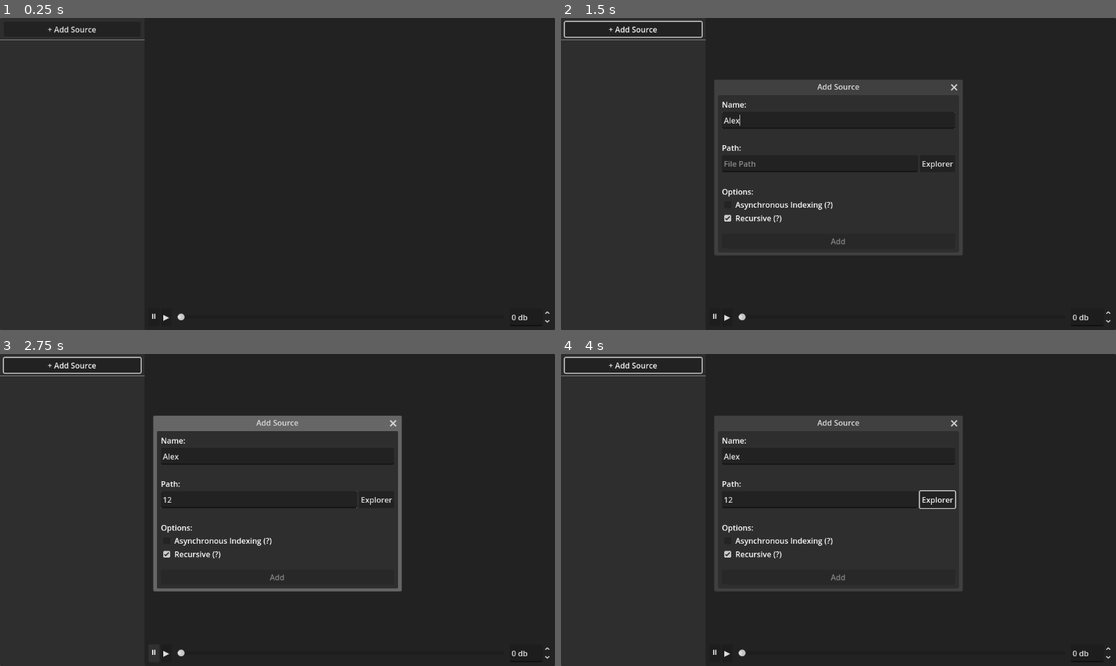
Above: before the commit, frames 1-4 (two rows, left to right).
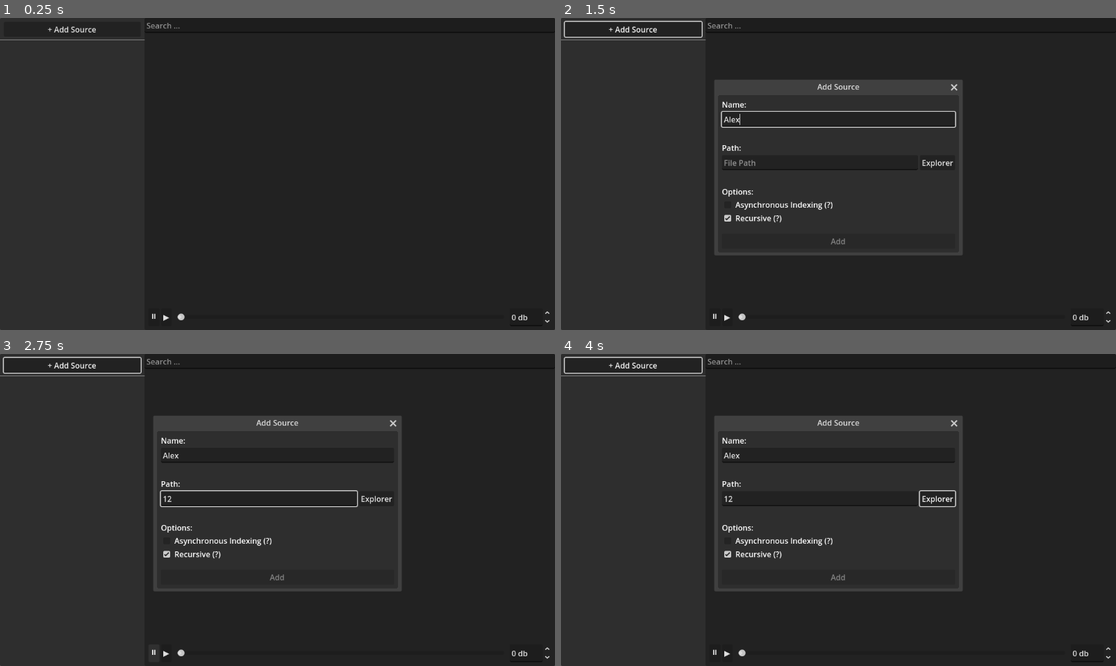
Above: after the commit, the same moments.

Repository: greenpixels/greenpixels-sample-manager
Game: Godot game, scene res://main/main.tscn
The game is run twice, just before and just after one commit, with the same random seed, the same clock (stepped at 60 frames per second) and the same inputs.
Inputs (mouse positions are in pixels of both pictures, inside the frame that each line leads up to):
- Up to frame 1 (0.25 s): no input
- Up to frame 2 (1.5 s): click "+ Add Source" at 0.5 s; click (838, 120) at 1.27 s; type "Alex" at 1.35 s
- Up to frame 3 (2.75 s): click (260, 500) at 1.5 s; type "12" at 1.58 s; click "⏸" at 2 s
- Up to frame 4 (4 s): click "▶" at 2.75 s; click "Explorer" at 3.5 s

The runs differ from the first frame. In frame 1, less than 0.1% of the frame differs, in the area x 26-33%, y 1-4%; in frame 2, 0.7%; in frame 3, 3.7%, in the area x 26-73%, y 1-77%; in frame 4, 0.4%.

Commit message:
feat: implement search, persistance, convert to line edit

Diff:
--- a/add_source_popup/add_source_popup.gd
+++ b/add_source_popup/add_source_popup.gd
@@ -21,8 +21,6 @@
 		update_text_edit(path_input, source_path)
 		_validate()
 
-signal source_added(source: Source)
-
 func _ready() -> void:
 	visibility_changed.connect(_validate)
 
@@ -35,27 +33,32 @@
 func _on_file_dialog_dir_selected(dir: String) -> void:
 	source_path = dir
 
-func _on_path_input_text_changed() -> void:
-	source_path = path_input.text
+func _on_path_input_text_changed(new_text: String) -> void:
+	source_path = new_text
 
-func _on_source_name_input_text_changed() -> void:
-	source_name = source_name_input.text
-
-func _on_source_added(_source: Source) -> void:
-	source_name = ""
-	source_path = ""
+func _on_source_name_input_text_changed(new_text: String) -> void:
+	source_name = new_text
 
 func _on_submit_button_pressed() -> void:
 	var current_source_path = source_path.strip_edges()
 	var current_source_name = source_name.strip_edges()
 
-	var source = Source.new(current_source_path, current_source_name)
+	var source = Source.new()
+
+	source.source_name = current_source_name
+	source.source_path = current_source_path
 	source.should_search_async = %AsyncIndexingCheckBox.button_pressed
 	source.should_search_recursive = %RecursiveIndexingCheckBox.button_pressed
-	source_added.emit(source)
+
+	source_name = ""
+	source_path = ""
+
+	SourceCatalogue.sources.array.push_back(source)
+	SourceCatalogue.source_added.emit(source)
+
 	close_requested.emit()
 
-func update_text_edit(text_edit: TextEdit, value: String):
+func update_text_edit(text_edit: LineEdit, value: String):
 	var current_caret = text_edit.get_caret_column()
 	text_edit.text = value
 	# This fixes a windows issue where the caret always jumps to the beginning on-change
--- a/add_source_popup/add_source_popup.tscn
+++ b/add_source_popup/add_source_popup.tscn
@@ -35,11 +35,10 @@
 layout_mode = 2
 text = "Name:"
 
-[node name="SourceNameInput" type="TextEdit" parent="Panel/VBoxContainer/SourceNameInputMargins/VBoxContainer"]
+[node name="SourceNameInput" type="LineEdit" parent="Panel/VBoxContainer/SourceNameInputMargins/VBoxContainer"]
 unique_name_in_owner = true
 layout_mode = 2
 placeholder_text = "Source Name"
-scroll_fit_content_height = true
 
 [node name="Sep2" type="Control" parent="Panel/VBoxContainer"]
 layout_mode = 2
@@ -62,12 +61,11 @@
 [node name="HBoxContainer" type="HBoxContainer" parent="Panel/VBoxContainer/PathInputMargins/VBoxContainer"]
 layout_mode = 2
 
-[node name="PathInput" type="TextEdit" parent="Panel/VBoxContainer/PathInputMargins/VBoxContainer/HBoxContainer"]
+[node name="PathInput" type="LineEdit" parent="Panel/VBoxContainer/PathInputMargins/VBoxContainer/HBoxContainer"]
 unique_name_in_owner = true
 layout_mode = 2
 size_flags_horizontal = 3
 placeholder_text = "File Path"
-scroll_fit_content_height = true
 
 [node name="OpenFileDialogButton" type="Button" parent="Panel/VBoxContainer/PathInputMargins/VBoxContainer/HBoxContainer"]
 unique_name_in_owner = true
@@ -143,7 +141,6 @@
 access = 2
 use_native_dialog = true
 
-[connection signal="source_added" from="." to="." method="_on_source_added"]
 [connection signal="text_changed" from="Panel/VBoxContainer/SourceNameInputMargins/VBoxContainer/SourceNameInput" to="." method="_on_source_name_input_text_changed"]
 [connection signal="text_changed" from="Panel/VBoxContainer/PathInputMargins/VBoxContainer/HBoxContainer/PathInput" to="." method="_on_path_input_text_changed"]
 [connection signal="pressed" from="Panel/VBoxContainer/PathInputMargins/VBoxContainer/HBoxContainer/OpenFileDialogButton" to="." method="_on_open_file_dialog_button_pressed"]
--- a/classes/source.gd
+++ b/classes/source.gd
@@ -29,10 +29,6 @@
 	set(value):
 		open_search_calls = value
 		is_searching = open_search_calls != 0
-
-func _init(_source_path : String, _source_name : String) -> void:
-	source_name = _source_name
-	source_path = _source_path
 
 func create_component():
 	var container = HBoxContainer.new()
@@ -68,9 +64,9 @@
 	return container
 
 func _handle_delete(component: Node):
-	var index = SourceCatalogue.sources.find(self)
+	var index = SourceCatalogue.sources.array.find(self)
 	if index != -1:
-		SourceCatalogue.sources.remove_at(index)
+		SourceCatalogue.sources.array.remove_at(index)
 		SourceCatalogue.source_removed.emit(self)
 	component.queue_free()
 
--- /dev/null
+++ b/globals/filter_context/filter_context.gd
@@ -0,0 +1,10 @@
+## Autoloaded
+
+extends Node
+
+@export_storage var search_value : String = "" :
+	set(value):
+		search_value = value
+		search_value_changed.emit()
+
+signal search_value_changed
--- /dev/null
+++ b/globals/source_catalogue/source_array.gd
@@ -0,0 +1,4 @@
+extends Resource
+class_name SourceArray
+
+@export_storage var array : Array[Source] = []
--- a/globals/source_catalogue/source_catalogue.gd
+++ b/globals/source_catalogue/source_catalogue.gd
@@ -2,9 +2,30 @@
 
 extends Node
 
-@export_storage var sources : Array[Source] = []
+const SAVE_PATH := "user://sources.tres"
+
+@export_storage var sources : SourceArray = SourceArray.new()
 
 @warning_ignore("unused_signal")
 signal source_removed(source: Source)
 @warning_ignore("unused_signal")
 signal source_added(source: Source)
+
+func _ready() -> void:
+	if FileAccess.file_exists(SAVE_PATH):
+		var loaded_sources = ResourceLoader.load(SAVE_PATH)
+		if loaded_sources is SourceArray:
+			sources = loaded_sources
+			await get_tree().process_frame
+			for source in sources.array:
+				source_added.emit(source)
+
+	source_removed.connect(func(_source: Source):
+		_handle_sources_changed()
+	)
+	source_added.connect(func(_source : Source):
+		_handle_sources_changed()
+	)
+
+func _handle_sources_changed():
+	ResourceSaver.save(sources, SAVE_PATH)
--- a/globals/source_catalogue/source_catalogue.tscn
+++ /dev/null
@@ -1,6 +0,0 @@
-[gd_scene load_steps=2 format=3 uid="uid://b7b36vymkdcr2"]
-
-[ext_resource type="Script" uid="uid://por7whhnkxi5" path="res://globals/source_catalogue/source_catalogue.gd" id="1_w8ur6"]
-
-[node name="SourceCatalogue" type="Node"]
-script = ExtResource("1_w8ur6")
--- a/main/main.gd
+++ b/main/main.gd
@@ -11,6 +11,7 @@
 var is_dragging_audio_progress_slider := false
 
 func _ready() -> void:
+	SourceCatalogue.source_added.connect(_handle_source_added)
 	SourceCatalogue.source_removed.connect(_handle_source_removed)
 
 func _handle_source_removed(source: Source):
@@ -61,11 +62,10 @@
 func _on_add_source_popup_close_requested() -> void:
 	add_source_popup.hide()
 
-func _on_add_source_popup_source_added(source: Source) -> void:
+func _handle_source_added(source: Source) -> void:
 	var source_component = source.create_component()
 	source.async_find_sound_files(_handle_add_sound_file, _handle_searching_finished, self)
 	source.ignore_changed.connect(_handle_source_ignore_changed)
-	SourceCatalogue.sources.push_back(source)
 	source_list.add_child(source_component)
 
 func _handle_add_sound_file(file_path: String):
@@ -79,6 +79,7 @@
 	source.is_searching = false
 
 func _add_new_sound_entry(file_path: String):
+	var file_name = file_path.split("/")[-1]
 	var container = HBoxContainer.new()
 	container.size_flags_horizontal = Control.SIZE_EXPAND_FILL
 	var label_button = Button.new()
@@ -87,15 +88,40 @@
 	explorer_button.text = "Show in Explorer"
 
 	label_button.alignment = HORIZONTAL_ALIGNMENT_LEFT
-	label_button.text = file_path.split("/")[-1]
+	label_button.text = file_name
 
 	container.name = _path_to_node_name(file_path)
 	container.set_meta("audio_path", file_path)
+	var search_callback = Callable(func(): _handle_filter_change(container, file_name))
+	FilterContext.search_value_changed.connect(search_callback)
+	container.tree_exited.connect(func(): FilterContext.search_value_changed.disconnect(search_callback))
 	label_button.pressed.connect(func(): _handle_button_press(container.get_meta("audio_path")))
 	explorer_button.pressed.connect(func(): _show_in_explorer(container.get_meta("audio_path")))
 	container.add_child(label_button)
 	container.add_child(explorer_button)
 	audio_list.add_child(container)
+
+func _handle_filter_change(node: Node, file_name: String):
+	if file_name == null or file_name.is_empty():
+		push_error("Unable to find audio file as the path is not valid (null or empty)")
+		return
+
+	if FilterContext.search_value.strip_edges().is_empty():
+		node.show()
+		return
+
+	var search_values : PackedStringArray = []
+	if FilterContext.search_value.contains(";"):
+		search_values = FilterContext.search_value.split(";")
+	else:
+		search_values.push_back(FilterContext.search_value)
+	for search_value in search_values:
+		if search_value.strip_edges().is_empty(): continue
+		search_value = search_value.strip_edges().to_lower()
+		if not file_name.to_lower().contains(search_value):
+			node.hide()
+			return
+	node.show()
 
 func _show_in_explorer(path_meta: Variant):
 	var full_file_path = path_meta
@@ -143,13 +169,16 @@
 
 func _on_audio_progress_slider_drag_ended(value_changed: bool) -> void:
 	is_dragging_audio_progress_slider = false
+	var previous_pause_state = player.stream_paused
 	if not player.stream or not value_changed: return
-	player.seek((player.stream as AudioStream).get_length() * audio_progress_slider.value)
+	player.play((player.stream as AudioStream).get_length() * audio_progress_slider.value)
+	player.stream_paused = previous_pause_state
 
 func _on_audio_progress_slider_drag_started() -> void:
 	is_dragging_audio_progress_slider = true
 
-
-
 func _on_spin_box_value_changed(value: float) -> void:
 	AudioServer.set_bus_volume_db(0, value)
+
+func _on_line_edit_text_changed(new_text: String) -> void:
+	FilterContext.search_value = new_text
--- a/main/main.tscn
+++ b/main/main.tscn
@@ -56,6 +56,10 @@
 [node name="VBoxContainer" type="VBoxContainer" parent="HBoxContainer/Panel"]
 layout_mode = 2
 
+[node name="LineEdit" type="LineEdit" parent="HBoxContainer/Panel/VBoxContainer"]
+layout_mode = 2
+placeholder_text = "Search ..."
+
 [node name="ScrollContainer" type="ScrollContainer" parent="HBoxContainer/Panel/VBoxContainer"]
 layout_mode = 2
 size_flags_horizontal = 3
@@ -111,16 +115,15 @@
 [node name="AddSourcePopup" parent="." instance=ExtResource("1_53q0u")]
 unique_name_in_owner = true
 visible = false
-force_native = false
 
 [node name="AudioStreamPlayer" type="AudioStreamPlayer" parent="."]
 unique_name_in_owner = true
 
 [connection signal="pressed" from="HBoxContainer/VBoxContainer/MarginContainer/AddSourceButton" to="." method="_on_add_source_button_pressed"]
+[connection signal="text_changed" from="HBoxContainer/Panel/VBoxContainer/LineEdit" to="." method="_on_line_edit_text_changed"]
 [connection signal="pressed" from="HBoxContainer/Panel/VBoxContainer/MarginContainer2/HBoxContainer/PauseButton" to="." method="_on_pause_button_pressed"]
 [connection signal="pressed" from="HBoxContainer/Panel/VBoxContainer/MarginContainer2/HBoxContainer/PlayButton" to="." method="_on_play_button_pressed"]
 [connection signal="drag_ended" from="HBoxContainer/Panel/VBoxContainer/MarginContainer2/HBoxContainer/MarginContainer/AudioProgressSlider" to="." method="_on_audio_progress_slider_drag_ended"]
 [connection signal="drag_started" from="HBoxContainer/Panel/VBoxContainer/MarginContainer2/HBoxContainer/MarginContainer/AudioProgressSlider" to="." method="_on_audio_progress_slider_drag_started"]
 [connection signal="value_changed" from="HBoxContainer/Panel/VBoxContainer/MarginContainer2/HBoxContainer/SpinBox" to="." method="_on_spin_box_value_changed"]
 [connection signal="close_requested" from="AddSourcePopup" to="." method="_on_add_source_popup_close_requested"]
-[connection signal="source_added" from="AddSourcePopup" to="." method="_on_add_source_popup_source_added"]
--- a/project.godot
+++ b/project.godot
@@ -17,4 +17,5 @@
 
 [autoload]
 
-SourceCatalogue="*res://globals/source_catalogue/source_catalogue.tscn"
+SourceCatalogue="*res://globals/source_catalogue/source_catalogue.gd"
+FilterContext="*res://globals/filter_context/filter_context.gd"
Not shown, added: globals/filter_context/filter_context.gd.uid
Not shown, added: globals/source_catalogue/source_array.gd.uid
